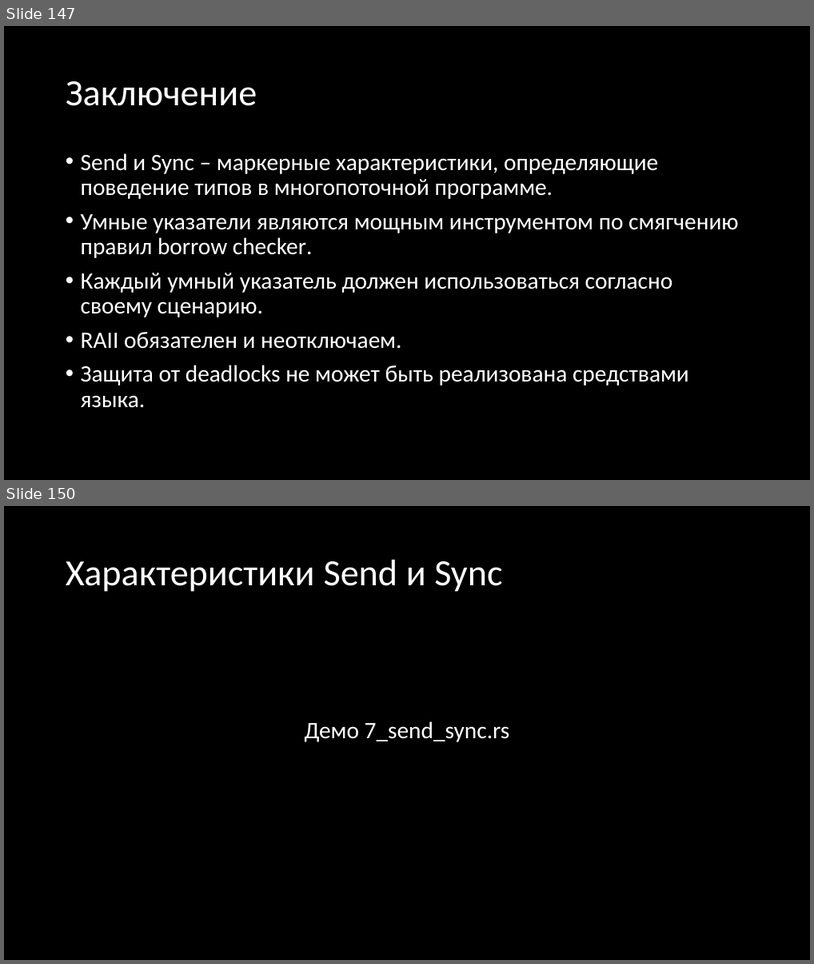
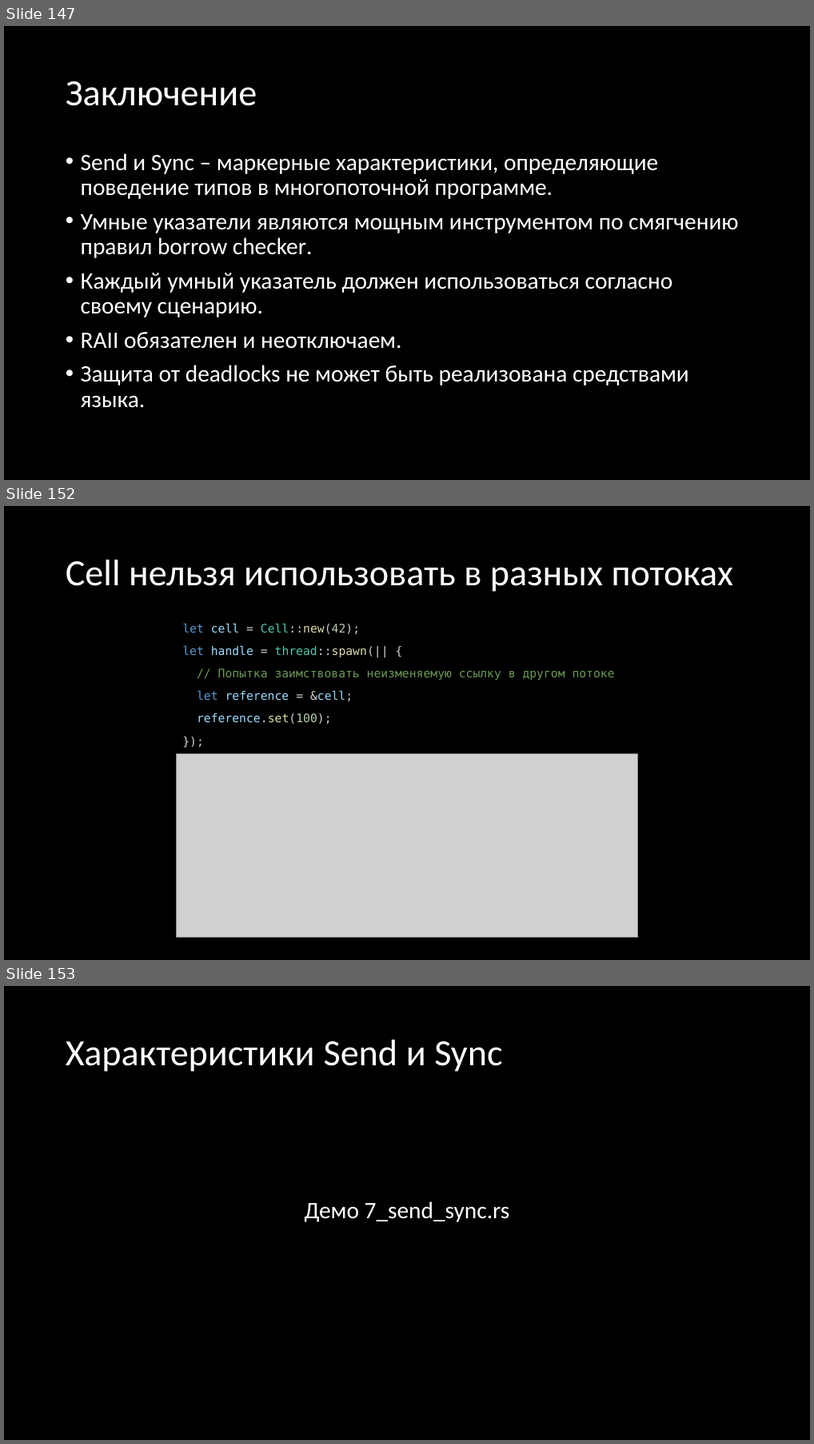
Before and after one commit to Gordon01/learn-rust, a slide deck: keynotes/Rust 2024.pptx. Shown one above the other, each under a label of ours: slides 147 and 150 before the commit, slides 147, 152 and 153 after it; the slides between them are not shown. The pictures are 814x964 and 814x1444 pixels, drawn with LibreOffice and Linux fonts; fonts in the diff are those of the drawing; grey boxes stand for pictures. Boxes give left, top, right and bottom in pixels: in the first picture for what was removed or moved away, otherwise in the second. Text is boxed around its words. In the diff, an @@ line names an element or a change of style, - is before the commit and + after.

```diff
--- a/keynotes/Rust 2024.pptx
+++ b/keynotes/Rust 2024.pptx
@@ slide 152 added at <box>4,506,810,960</box>, background #000000 @@
@@ title added at <box>66,560,734,592</box>, 44 pt, text #FFFFFF @@
+Cell нельзя использовать в разных потоках
@@ text added at <box>182,623,615,724</box>, 14 pt, text #6A9955 @@
+let cell = Cell::new(42);
+let handle = thread::spawn(|| {
+// Попытка заимствовать неизменяемую ссылку в другом потоке
+let reference = &cell;
+reference.set(100);
+});
@@ picture added at <box>177,753,638,936</box> @@
@@ what was slide 150 is now slide 153 @@
```
Also in this commit, not shown: 10 slides changed, 4 other slides added.
